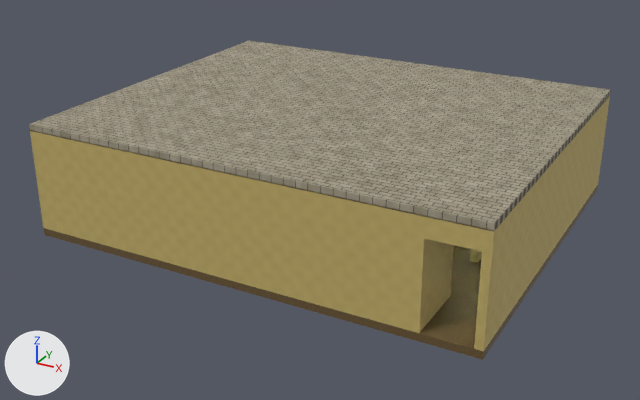
A saved change to the Blender file backrooms.blend.
Both versions are drawn from a camera (50 mm lens) standing at (10.43, -19.89, 9.98) and looking at (-0.18, -0.6, 0.33). The lights are fixed; the arrows at lower left show +X, +Y and +Z. The first picture is the older version.

In view in the first picture: 'CEIL.TBarX.20', 'CEIL.TBarY.00', 'Ceiling', 'Floor', 'WALL.Main.East.JambS', 'WALL.Outer.East', 'WALL.Outer.South.Lintel', 'WALL.Outer.South.W', 'WALL.Outer.West' and 1 more.
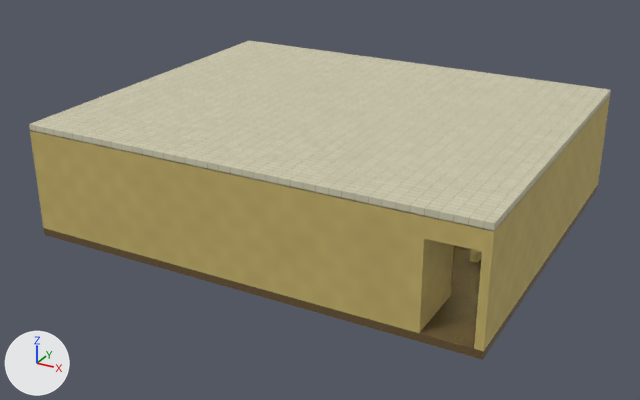
Patch to the scene script:
```diff
--- a/backrooms.blend.py
+++ b/backrooms.blend.py
@@ mat_ceilingtiles @@
 mat_ceilingtiles = bpy.data.materials.new('CeilingTiles')
-# nodes: BsdfPrincipled, Bump, Mix, OutputMaterial, TexBrick, TexCoord, TexNoise
-# colours: light grey #c7bfad, grey #b8b39e, dark grey #6b665c, yellow #9e947a
+# nodes: BsdfPrincipled, Bump, MapRange, Mix, OutputMaterial, TexBrick, TexCoord, TexNoise x2, ValToRGB
+# colours: pale yellow #d4d0b5, light grey #ccc8ae, beige #aaa58e, black #000000, grey #6f6f6f
```

Location of each change, [x1, y1, x2, y2] in pixels of the pictures (640 x 400 px):
'Ceiling', surface changed (lighter): [29, 41, 611, 230] in both
'CEIL.TBarY.00', surface changed: [32, 130, 494, 232] in both
'CEIL.TBarX.20', surface changed: [494, 98, 608, 231] in both
